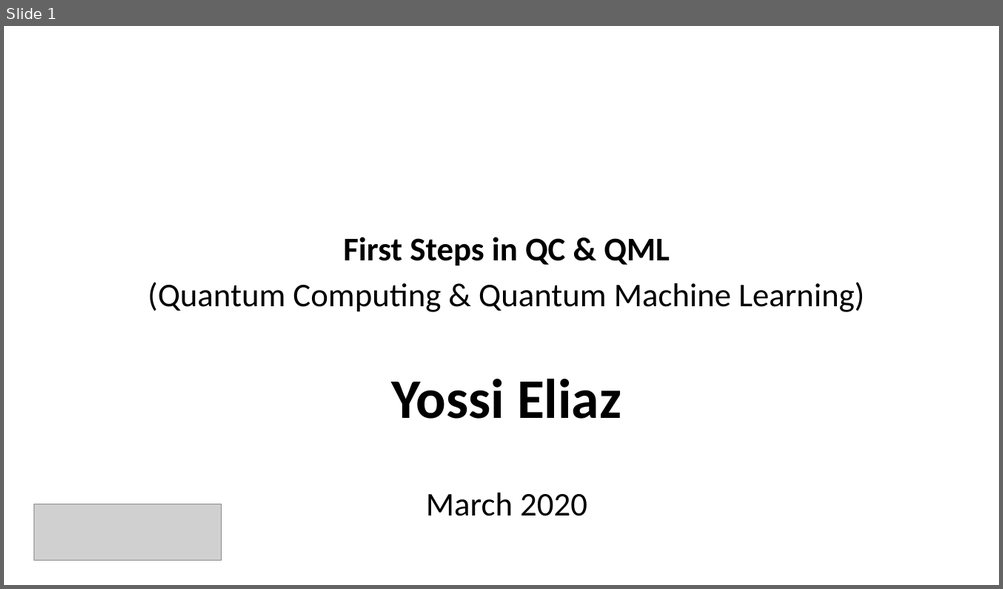
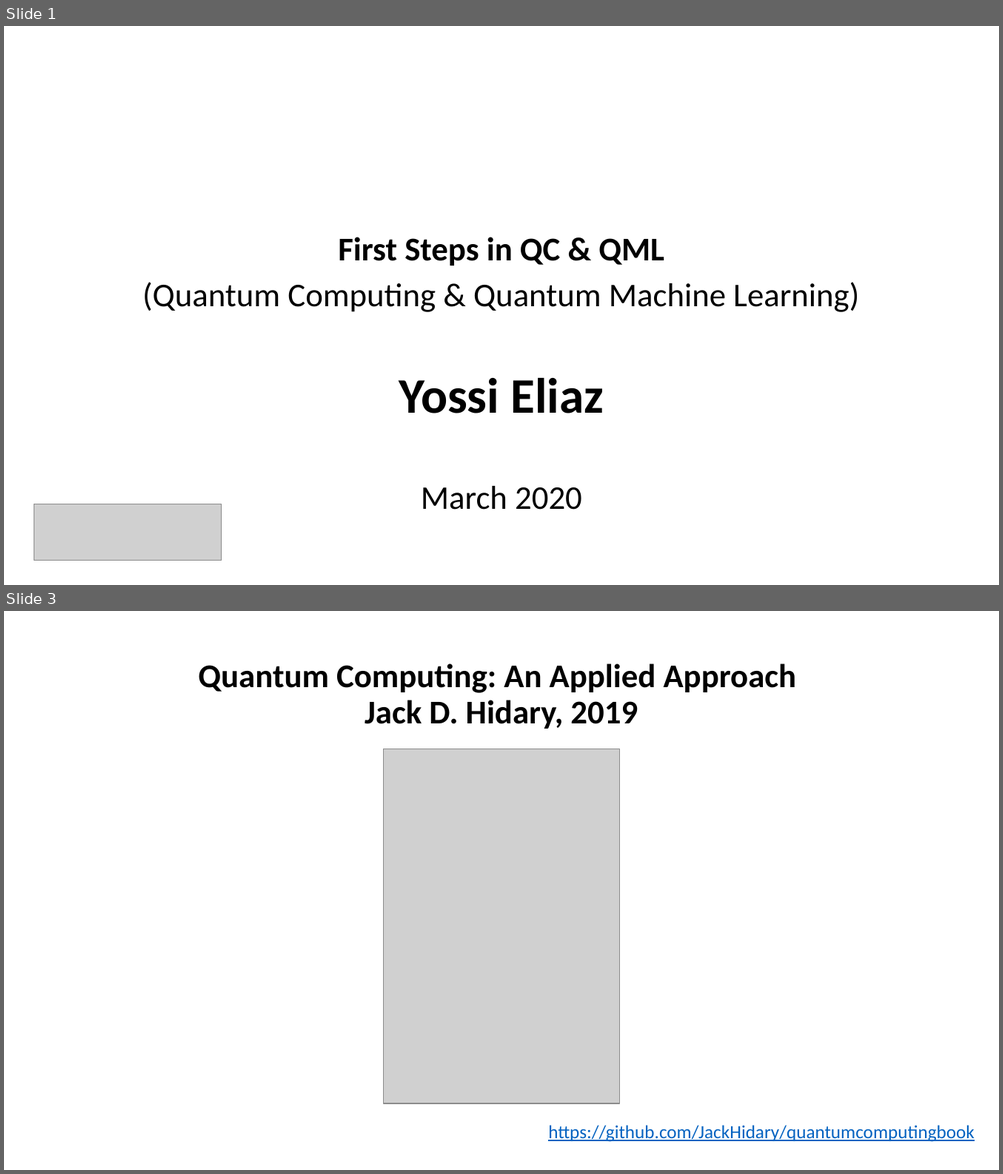
Before and after one commit to zozo123/QC-IL, a slide deck: slides/lecture temple.pptx. Shown one above the other, each under a label of ours: slide 1 before the commit, slides 1 and 3 after it; the slides between them are not shown. The pictures are 1003x589 and 1003x1174 pixels, drawn with LibreOffice and Linux fonts; fonts in the diff are those of the drawing; grey boxes stand for pictures; background and template pictures are left out. Boxes give left, top, right and bottom in pixels: in the first picture for what was removed or moved away, otherwise in the second. Text is boxed around its words. In the diff, an @@ line names an element or a change of style, - is before the commit and + after.

```diff
--- a/slides/lecture temple.pptx
+++ b/slides/lecture temple.pptx
@@ slide 3 added at box(4, 611, 999, 1170), background #FFFFFF @@
@@ title added at box(198, 664, 797, 729), 32 pt, text #000000, bold @@
+Quantum Computing: An Applied Approach
+Jack D. Hidary, 2019
@@ picture added at box(384, 749, 620, 1104) @@
@@ text added at box(548, 1125, 974, 1142), 18 pt, text #0563C1, underline @@
+https://github.com/JackHidary/quantumcomputingbook
@@ slide 1 changed as well @@
@@ subtitle "First Steps in QC & ...": place and size @@
-subtitle "First Steps in QC & ..." at box(148, 237, 864, 517)
+subtitle "First Steps in QC & ..." at box(142, 237, 859, 510)
@@ subtitle at box(399, 378, 603, 414): size 54 to 48 pt in "Yossi Eliaz" @@
```
Also in this commit, not shown: 1 other slide changed, 12 other slides added, 2 slides removed.
